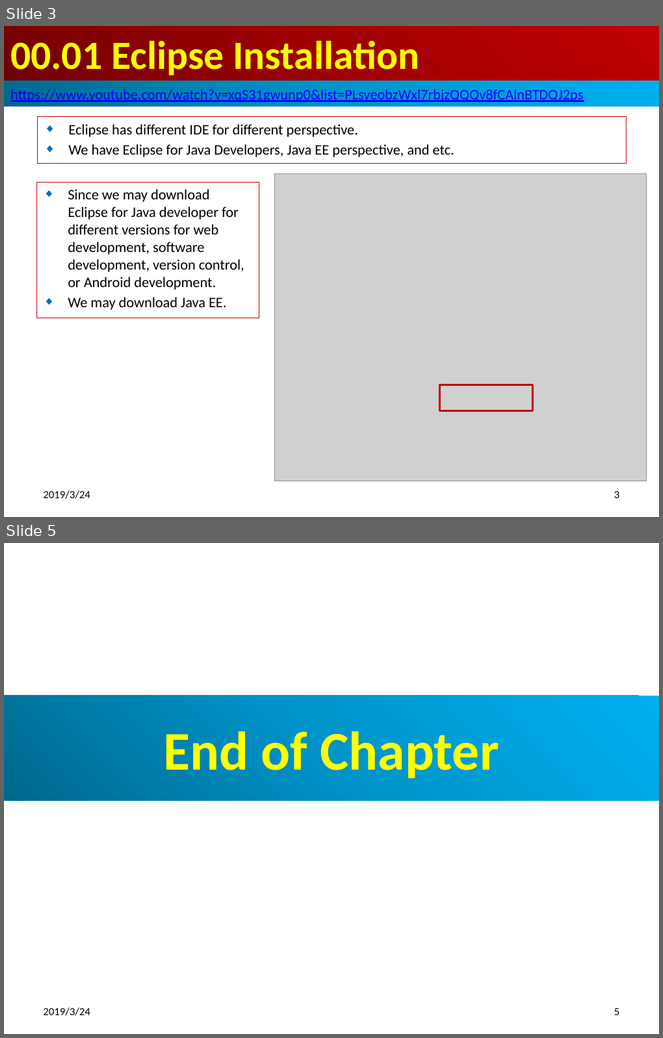
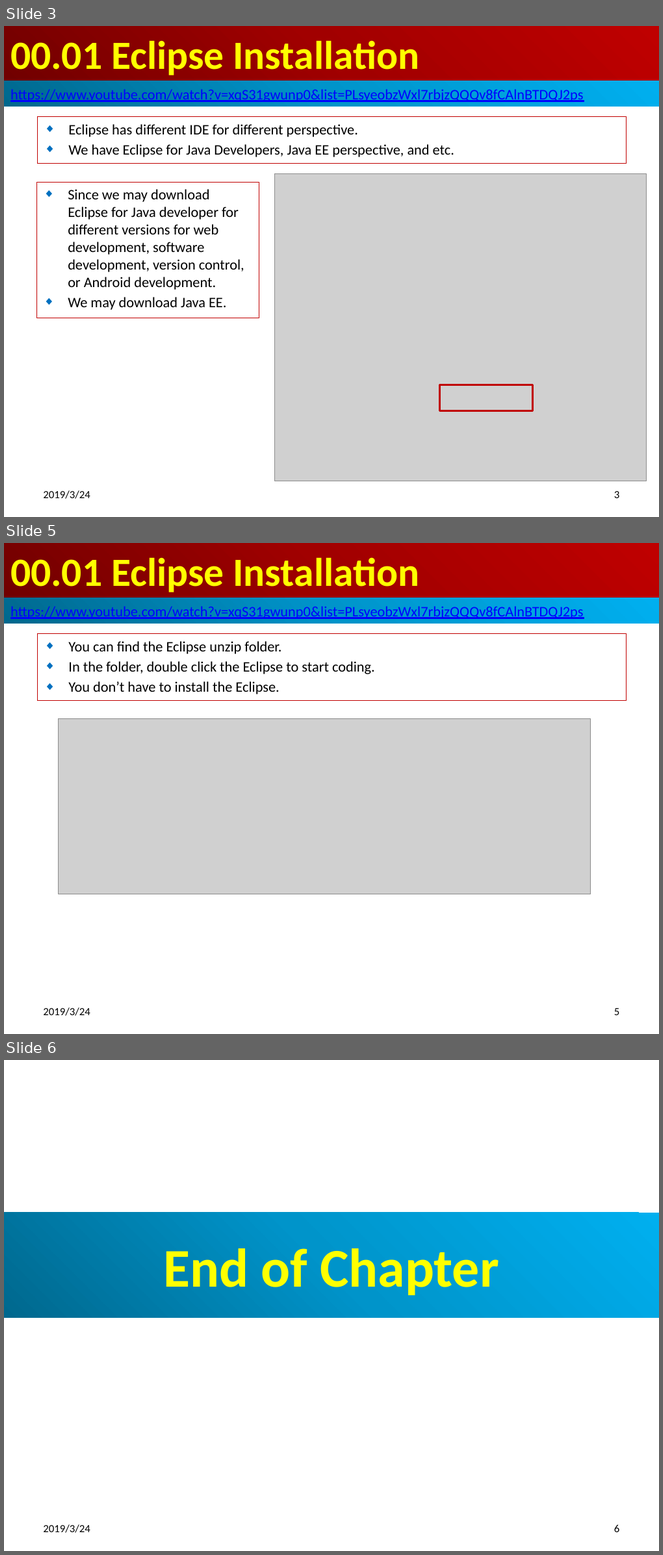
Before and after one commit to peterhchen/100-Java-Topic, a slide deck: 00_Eclipse_06/0001_Eclipse.pptx. Shown one above the other, each under a label of ours: slides 3 and 5 before the commit, slides 3, 5 and 6 after it; the slides between them are not shown. The pictures are 663x1038 and 663x1555 pixels, drawn with LibreOffice and Linux fonts; fonts in the diff are those of the drawing; grey boxes stand for pictures. Boxes give left, top, right and bottom in pixels: in the first picture for what was removed or moved away, otherwise in the second. Text is boxed around its words. In the diff, an @@ line names an element or a change of style, - is before the commit and + after.

Commit message:
Attach JavaDoc
1. Click attach button.
2. Browse JDK folder, there is a src compress file.
3. Select src.
4. Now, Press Control key and select System.out.pintln", System.out", or Interface "Consumer"
5. The JavaDoc will be displayed.

```diff
--- a/00_Eclipse_06/0001_Eclipse.pptx
+++ b/00_Eclipse_06/0001_Eclipse.pptx
@@ slide 5 added at (x1=4, y1=543, x2=659, y2=1034), background #FFFFFF @@
@@ title added at (x1=4, y1=543, x2=659, y2=598), fill gradient #720000 to #A20000 to #C00000, 44 pt, text #FFFF00, bold @@
+00.01 Eclipse Installation
@@ rectangle added at (x1=4, y1=598, x2=659, y2=624), fill gradient #00688E to #0094CA to #00B0F0, 16 pt, text #0000FF, underline @@
+https://www.youtube.com/watch?v=xqS31gwunp0&list=PLsyeobzWxl7rbjzQQQv8fCAlnBTDQJ2ps
@@ subtitle added at (x1=37, y1=634, x2=627, y2=701), outline #C00000 0.75 pt, 16 pt, text #000000 @@
+◆ You can find the Eclipse unzip folder.
+◆ In the folder, double click the Eclipse to start coding.
+◆ You don’t have to install the Eclipse.
@@ picture added at (x1=59, y1=719, x2=591, y2=894) @@
@@ text added at (x1=43, y1=1008, x2=90, y2=1016), 12 pt, text #000000 @@
+2019/3/24
@@ page number added at (x1=614, y1=1008, x2=620, y2=1016), 12 pt, text #000000 @@
+5
@@ what was slide 5 is now slide 6 @@
@@ page number at (x1=614, y1=1525, x2=620, y2=1533): text changed @@
-5
+6
```
Also in this commit, not shown: 1 slide changed, 1 other file.
